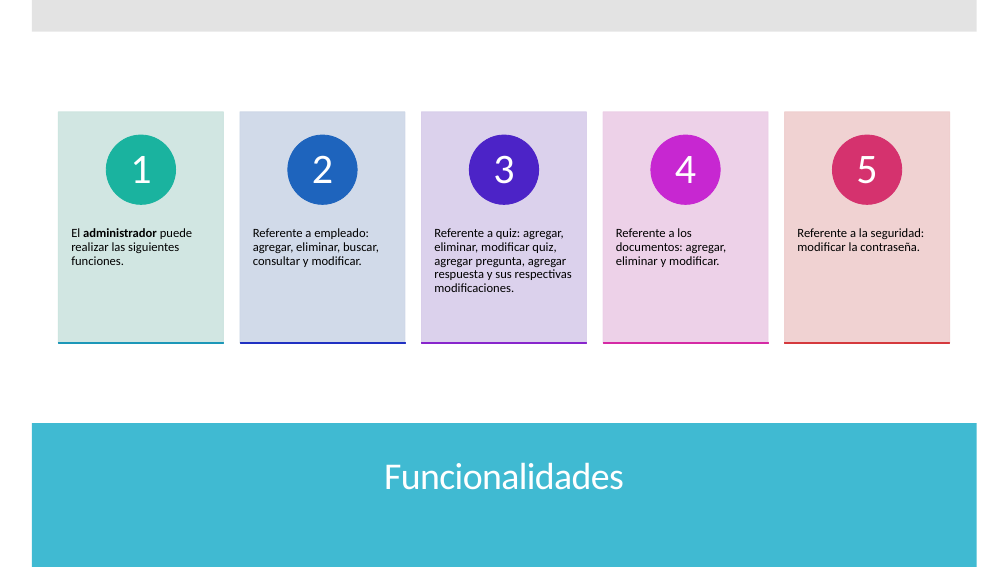
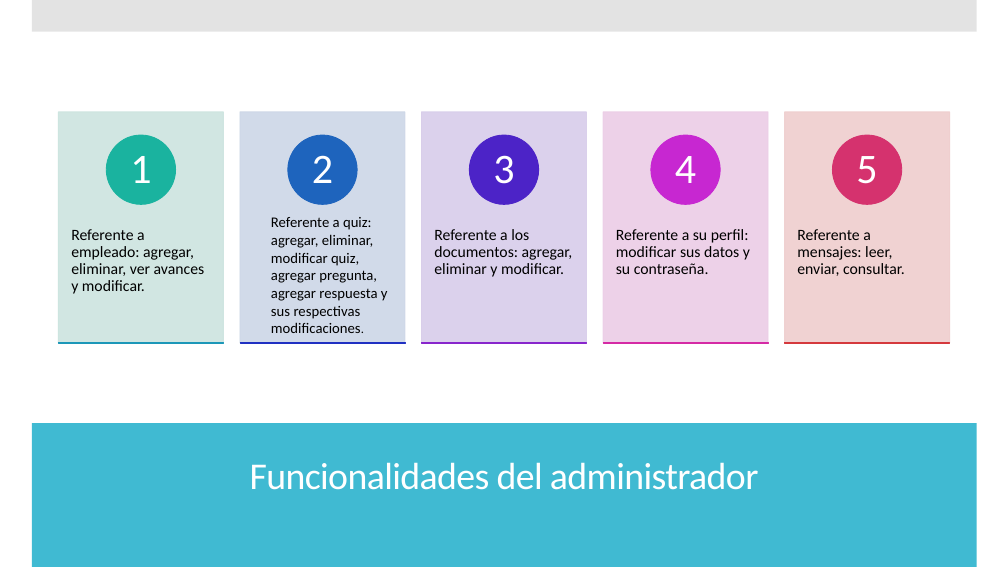
Before and after one commit to jesusapb/POO-2.0, a slide deck: slide 3 of Presentación.pptx. Drawn at 1008x567 pixels with LibreOffice and Linux fonts; fonts in the diff are those of the drawing. Boxes give left, top, right and bottom in pixels: in the first picture for what was removed or moved away, otherwise in the second. Text is boxed around its words. In the diff, an @@ line names an element or a change of style, - is before the commit and + after.

```diff
--- a/Presentación.pptx
+++ b/Presentación.pptx
@@ text "Referente a quiz: agregar, eliminar, ...": place and size @@
-text "Referente a quiz: agregar, eliminar, ..." at bbox=[434, 228, 572, 292]
+text "Referente a quiz: agregar, eliminar, ..." at bbox=[271, 217, 388, 333]
@@ text "Referente a quiz: agregar, eliminar, ..." at bbox=[271, 217, 388, 333]: size 12 to 14 pt; line spacing 0.9 to 1; less space between paragraphs @@
@@ text "Referente a los documentos: agregar, ...": place and size @@
-text "Referente a los documentos: agregar, ..." at bbox=[616, 228, 727, 267]
+text "Referente a los documentos: agregar, ..." at bbox=[434, 229, 573, 277]
@@ text "Referente a los documentos: agregar, ..." at bbox=[434, 229, 573, 277]: size 12 to 15 pt; more space between paragraphs @@
@@ text at bbox=[71, 229, 205, 294]: text changed; size 12 to 15 pt @@
-Referente a empleado: agregar, eliminar, buscar, consultar y modificar.
+Referente a empleado: agregar, eliminar, ver avances y modificar.
@@ text removed at bbox=[71, 228, 192, 265] @@
-El administrador puede realizar las siguientes funciones.
@@ text added at bbox=[616, 229, 750, 274], 15 pt, text #000000 @@
+Referente a su perfil: modificar sus datos y su contraseña.
@@ text at bbox=[797, 229, 905, 276]: text changed; size 12 to 15 pt @@
-Referente a la seguridad: modificar la contraseña.
+Referente a mensajes: leer, enviar, consultar.
@@ title at bbox=[250, 462, 758, 490]: text changed @@
-Funcionalidades
+Funcionalidades del administrador
```
Also in this commit, not shown: 7 other slides changed, 4 slides added, 1 slide removed, 6 other files.
